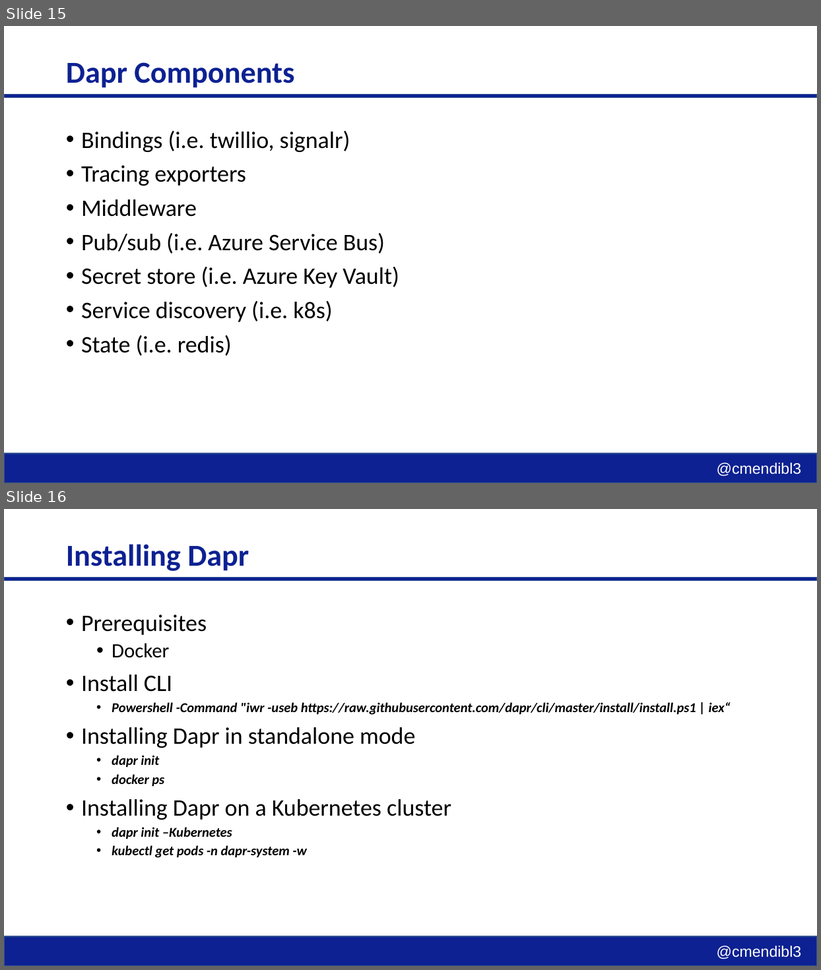
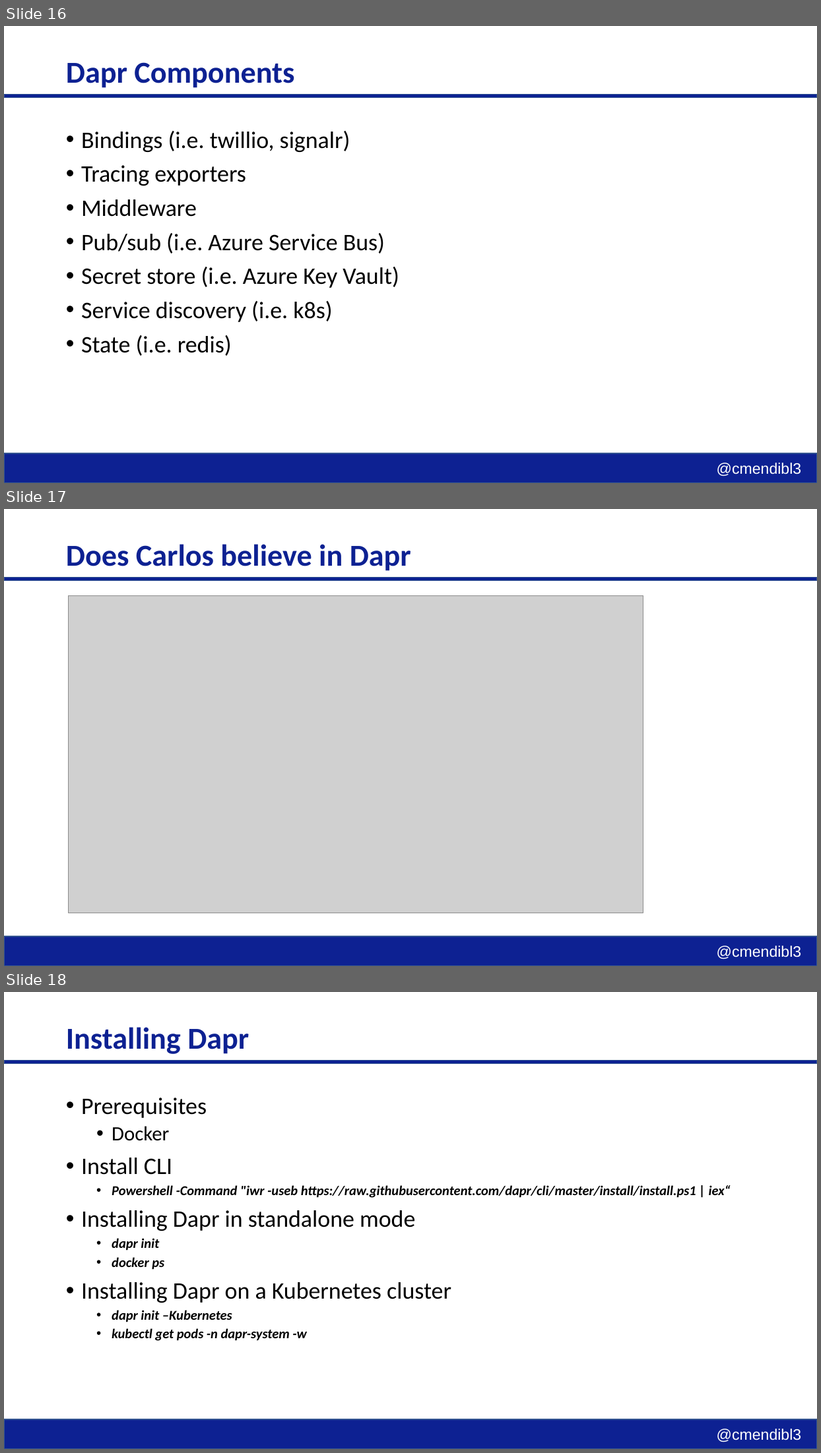
Before and after one commit to cmendible/dapr.samples, a slide deck: slides/Dapr.pptx. Shown one above the other, each under a label of ours: slides 15 and 16 before the commit, slides 16, 17 and 18 after it. The pictures are 821x970 and 821x1453 pixels, drawn with LibreOffice and Linux fonts; fonts in the diff are those of the drawing; grey boxes stand for pictures; background and template pictures are left out. Boxes give left, top, right and bottom in pixels: in the first picture for what was removed or moved away, otherwise in the second. Text is boxed around its words. In the diff, an @@ line names an element or a change of style, - is before the commit and + after.

```diff
--- a/slides/Dapr.pptx
+++ b/slides/Dapr.pptx
@@ slide 17 added at [4,509,817,966], background #FFFFFF; not listed: 3 template elements that a slide beside it also shows @@
@@ title added at [66,544,411,571], 36 pt, text #0D2192, bold @@
+Does Carlos believe in Dapr
@@ picture added at [69,595,644,914] @@
@@ what was slide 15 is now slide 16 @@
@@ what was slide 16 is now slide 18 @@
```
Also in this commit, not shown: 1 other slide added.
